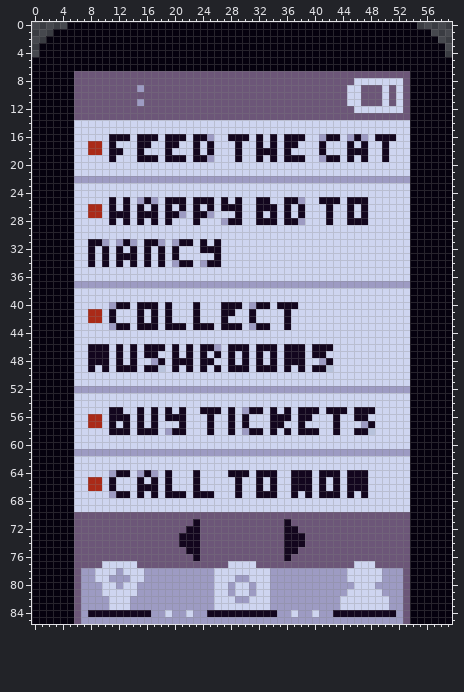
File history of a sprite sheet, android/assets/graphics/mobile/task_1.png. The picture above is the old version.
The file is 60x86 pixels.
Once edited:
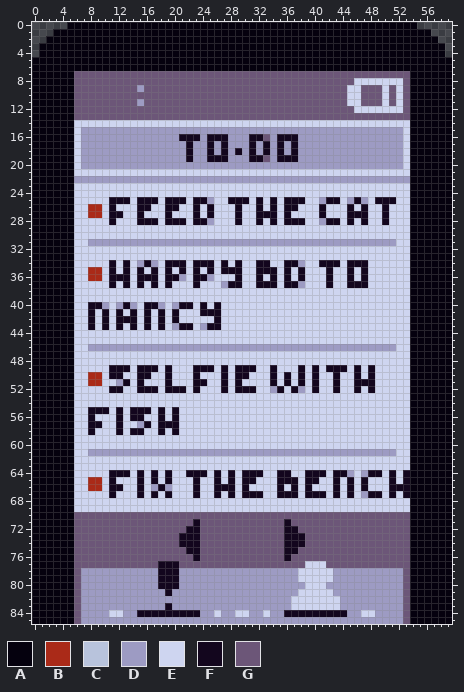
Palette (. is transparent): A #05010e  B #aa2a18  C #b8c3dc  D #9d9bc3  E #ced5f0  F #13061e  G #6c5678
Author's note on the commit: edit mobile tasks draw
The edit:
Changed rows in their new state; - is an unchanged pixel.
first column x 7:
15 DDDDDDDDDDDDDDDDDDDDDDDDDDDDDDDDDDDDDDDDDDDDDD
16 DDDDDDDDDDDDDD-F-DFFFDDDF-GDF--DDD-DDD-D-DDDDD
17 DDDDDDDDDDDDDDDFDD-DFDDDFDFDFD-DDDDDDDDDDDDDDD
18 DDDDDDDDDDDDDDDFDD-DFD-DFD-DFDFDDDDDDDDDDDDDDD
19 DDDDDDDDDDDDDDDFDDFFFDDDF-GDF--DDD-DDDDDDDDDDD
20 DDDDDDDDDDDDDDDDDDDDDDDDDDDDDDDDDDDDDDDDDDDDDD
first column x 6:
25 ------F--F-F-------D-EF-F--EF---F--D---D-D-FFF--
26 -------E--FE--FE-----EE----E---FE--FE-------F---
27 -------E--EE--EE--EF-------F----E--FE---F---F---
28 -------E--F---FF--FD-EE----E----F--D-F--E---F---
31 --DD-D-D-DDD-D-DDDDDDDDDDDDDDDDDDDDDDDDDDDDDDD--
32 --E-E-E-E-E-E-E---EEE---------------------------
33 --E-E-EEE-E-E-E-----E---------------------------
34 --E-EFEFED-DEFF-EFF-EF-F--FF--FFD--FFF-FFF------
35 --BB-F-F-F-F-F-F-F-F-FFF--FFF-F-F---F--F-F------
36 --BB-FFF-FFF-FFD-FFD---F--F-F-F-F---F--F-F------
37 EEEEEFEFEFEFEFEEEFEEE-FFEEFFFEFF-EEEFEEFFFEEEEEE
40 --FFDED-DE--DEDFFEF-FEEE-EEE-EEE----------------
41 --FEFEF-FEFEFEF--EFFFEE--E----E-----------------
42 --FEFEFFFEFEFEF--E--FE---E----E-----------------
43 --F-FE-EFE-EFED-FED-FEEE-EEE--E-----------------
46 --DDDDDDDDDDDDDDDDDD-DDDDDDDDDDDDDDDDDDDDDDDDD--
47 --EEE-E-E-EE--E-E-E-E-E-E-E-E-EEE-EE------------
48 --EEE-E-E--EE-EEE-EE--E-E-E-E-EEE--EE-----------
49 --E-EF--EF--EFE-EF-FEFE--FEE--E----EFFF-F-F-----
50 --BB-FF--FF--F---F---F-FF---F-F-F-F--F--F-F-----
51 --BB--DF-F---F---FF--F-F----F-F-F-F--F--FFF-----
52 EEEEEFFEEFFFEFFFEFEEEFEFFFEE-FEF-EFEEFEEFEFEEEEE
55 --FFFE--F-FEFEFE--EEE-E-EEE-E-E-EEE-EEE-EEE-----
56 --FE-E-EF--EFE-E---E--E-E---EEE-EE---E--EE------
57 --FF-EFE-DFEFFFE---E--E-E---EE--E----E---EE-----
58 --F--E-EF-EEFE-E---E--E-EEE-E-E-EEE--E--EEE-----
61 EE--------------------------------------------EE
64 -----F---FEF----F-F-F--E-F-EEFFEE-F-E-FDEDFF-F-F
65 --------------------F-FEFFE-EFF-E-FE----E----F-F
66 ------F---EDFD------FFFEF-E-EF--E--E----E----FFF
67 -----FEE------EE--EEF-FEFF-EEFF---F-E----DFF-F-F
first column x 8:
77 --GGGGG---FFF-------GGGG-------EEE----GGG---
78 -DDD-DDD--FFF-----DDDDDDDD----EEEEE--DDDDD--
79 -DD---DD--FFF-----DDD--DDD----EEEEE--DDDDD--
80 --DD-DD---FFF-----DD-DD-DD-----EEE----DDD---
81 --DDDDD----F------DD-DD-DD----EEEEE--DDDDD--
82 ---DDD------------DDD--DDD---EEEEEEEDDDDDDD-
83 ---DDD-----F------DDDDDDDD---EEEEEEEDDDDDDD-
84 DDDEEDD--FFFFFFF-DEDDEEDDED-FFFFFFF--DDEEDDD
